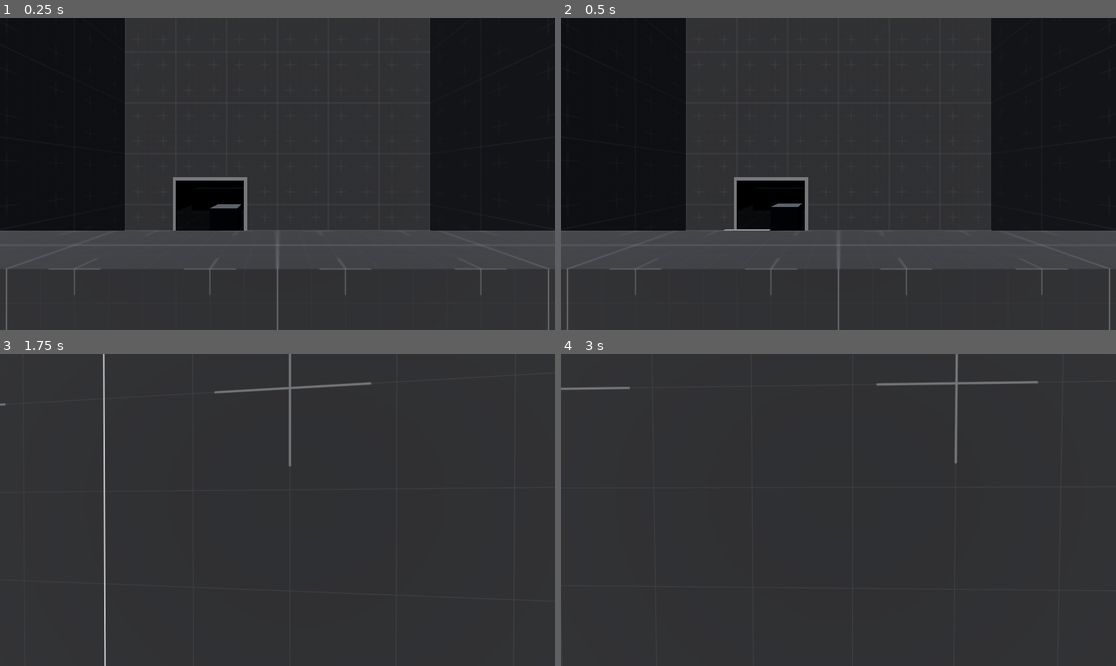
Above: before the commit, frames 1-4 (two rows, left to right).
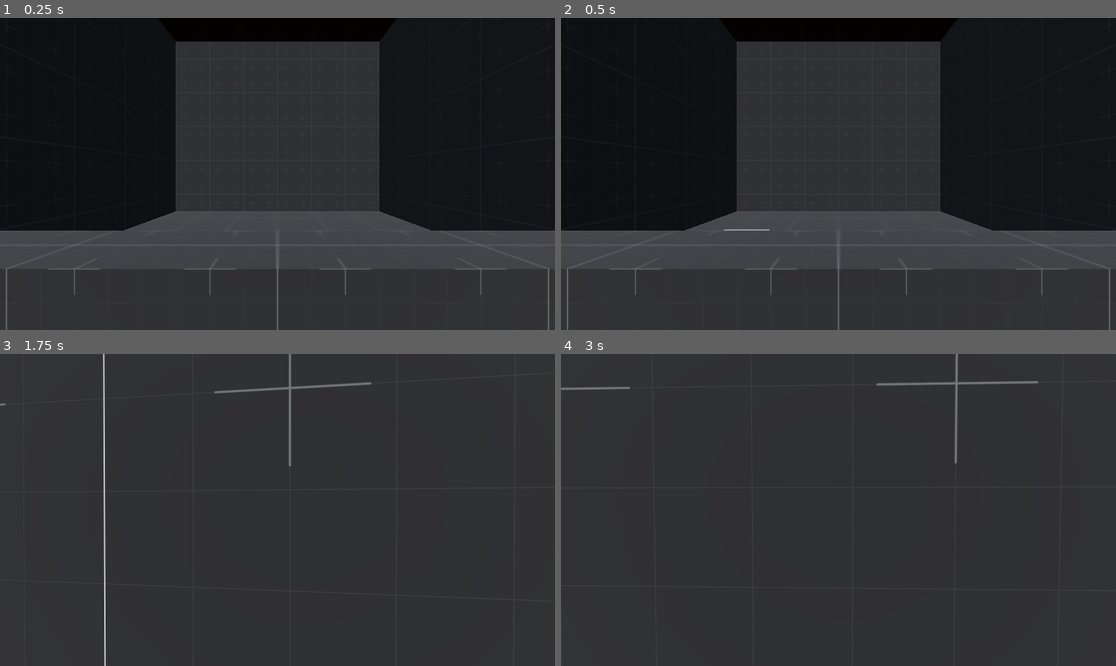
Above: after the commit, the same moments.

Repository: Wowe-Peanut/GetReal
Game: Godot game, scene res://test.tscn
Same seed, same stepped clock (60 frames per second), same inputs: the game is played once before the commit and once after it.
Inputs (mouse positions are in pixels of both pictures, inside the frame that each line leads up to):
- Up to frame 1 (0.25 s): no input
- Up to frame 2 (0.5 s): no input
- Up to frame 3 (1.75 s): tap Enter at 0.5 s; move the mouse to (305, 510) at 0.52 s; hold Right mouse button (interact) 0.53-1.28 s; hold W (move_forward) from 0.53 s (still down); tap Space (jump) at 0.77, 1.52 s; move the mouse to (249, 510) at 1.27 s; tap Q (take_picture) at 1.35 s
- Up to frame 4 (3 s): keep holding W (move_forward); tap Space (jump) at 2 s; move the mouse to (849, 503) at 2.02 s; hold Right mouse button (interact) 2.03-2.78 s; move the mouse to (832, 516) at 2.77 s; tap Q (take_picture) at 2.85 s

The runs differ from the first frame. In frame 1, 18% of the frame differs, in the area x 22-78%, y 0-69%; in frame 2, 18%; in frame 3, less than 0.1%; in frame 4, less than 0.1%.

Commit message:
LOS THROUGH MIRROR!!!!

Diff:
--- a/los_checker.gd
+++ b/los_checker.gd
@@ -29,6 +29,7 @@
 
 	for box in boxes:
 		box.coyote_timer.start()
+		pass
 
 
 
--- a/mirror_observer.gd
+++ b/mirror_observer.gd
@@ -1 +1,4 @@
 extends Observer
+
+func check_corner_obscured(state: PhysicsDirectSpaceState3D, box: RigidBody3D, vertex: Vector3) -> Dictionary:
+	return cast_ray(state, box, vertex, camera.global_position)
--- a/observer.gd
+++ b/observer.gd
@@ -9,7 +9,6 @@
 
 
 var seen: Array = []
-var observed: Array = []
 
 # Called when the node enters the scene tree for the first time.
 func _ready() -> void:
@@ -38,8 +37,6 @@
 		LosChecker.emit_signal("observer_state_changed")
 
 func _on_body_exited(body) -> void:
-	if body in observed:
-		observed.erase(body)
 	if body in seen:
 		seen.erase(body)
 		LosChecker.emit_signal("observer_state_changed")
--- a/player_observer.gd
+++ b/player_observer.gd
@@ -1,5 +1,6 @@
 extends Observer
 
+var observed: Array = []
 
 func _physics_process(_delta) -> void:
 	var state = get_world_3d().direct_space_state
@@ -21,7 +22,7 @@
 				observed.append(observed_object)
 				LosChecker.emit_signal("observer_state_changed")
 		else:
-			print(observed_object.observer.seen)
+			check_observer(state, observed_object.observer)
 
 func is_obscured(state: PhysicsDirectSpaceState3D, observed: RigidBody3D) -> bool:
 	for vertex in remove_duplicate(observed.mesh.mesh.get_faces()):
@@ -29,3 +30,34 @@
 		if result.collider == self_collider:
 			return false
 	return true
+
+func check_observer(state: PhysicsDirectSpaceState3D, observer: Observer) -> void:
+	#print(observer.seen)
+	for observed_object in observer.seen:
+		if observed_object.is_in_group("box"):
+			var obscured = is_obscured_through_observer(state, observer, observed_object)
+			if obscured:
+				var len = len(observed)
+				observed.erase(observed_object)
+				if len(observed) != len:
+					LosChecker.emit_signal("observer_state_changed")
+			elif not observed.has(observed_object):
+				observed.append(observed_object)
+				LosChecker.emit_signal("observer_state_changed")
+
+
+func is_obscured_through_observer(state: PhysicsDirectSpaceState3D, observer: Observer, observed_object: RigidBody3D) -> bool:
+	for vertex in remove_duplicate(observed_object.mesh.mesh.get_faces()):
+		var result = observer.check_corner_obscured(state, observed_object, vertex)
+		if result and result.collider == observer.self_collider:
+			var query = PhysicsRayQueryParameters3D.create(result.position, camera.global_position)
+			query.exclude = [observer.self_collider] # this should change as more types of colliders are added
+			result = state.intersect_ray(query)
+			if result.collider == self_collider:
+				return false
+	return true
+
+func _on_body_exited(body) -> void:
+	if body in observed:
+		observed.erase(body)
+	super(body)
--- a/test.tscn
+++ b/test.tscn
@@ -1,9 +1,8 @@
-[gd_scene load_steps=8 format=3 uid="uid://c3jr12ajd7mo4"]
+[gd_scene load_steps=7 format=3 uid="uid://c3jr12ajd7mo4"]
 
 [ext_resource type="PackedScene" uid="uid://bjgyylqm3xc11" path="res://player.tscn" id="1_a76g4"]
 [ext_resource type="Material" uid="uid://byswl41fa324d" path="res://default_environment_texture.tres" id="3_duvdi"]
 [ext_resource type="PackedScene" uid="uid://c6t43xntvjerc" path="res://box.tscn" id="4_i4ok3"]
-[ext_resource type="PackedScene" uid="uid://b41j52vgwvasr" path="res://mirror.tscn" id="4_syiqm"]
 
 [sub_resource type="ProceduralSkyMaterial" id="ProceduralSkyMaterial_avhxm"]
 
@@ -29,18 +28,15 @@
 [node name="CSGBox3D" type="CSGBox3D" parent="."]
 use_collision = true
 flip_faces = true
-size = Vector3(6, 5, 6)
+size = Vector3(6, 5, 10)
 material = ExtResource("3_duvdi")
 
 [node name="CSGBox3D2" type="CSGBox3D" parent="."]
-transform = Transform3D(1, 0, 0, 0, 1, 0, 0, 0, 1, 0, -2, 0)
+transform = Transform3D(1, 0, 0, 0, 1, 0, 0, 0, 1, 0, -2.25, 0)
 use_collision = true
 collision_mask = 7
-size = Vector3(4, 0.5, 0.5)
+size = Vector3(4, 1, 0.5)
 material = ExtResource("3_duvdi")
 
 [node name="Box" parent="." instance=ExtResource("4_i4ok3")]
 transform = Transform3D(1, 0, 0, 0, 1, 0, 0, 0, 1, -1, -2, -1)
-
-[node name="Mirror" parent="." instance=ExtResource("4_syiqm")]
-transform = Transform3D(1, 0, 0, 0, 1, 0, 0, 0, 1, -1, -2, -2)
